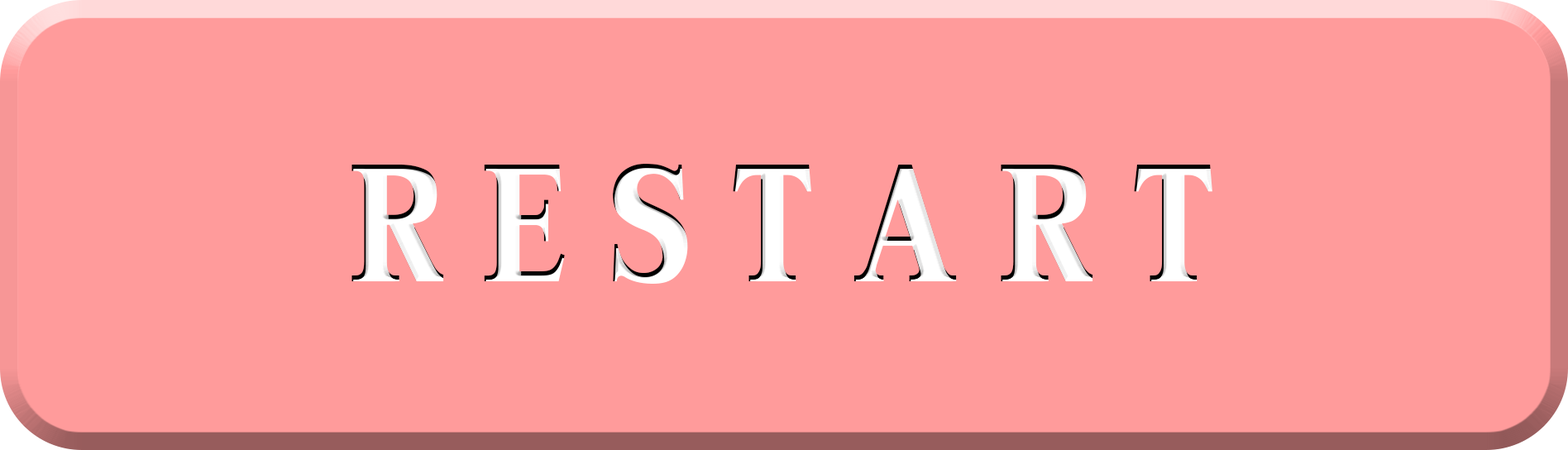
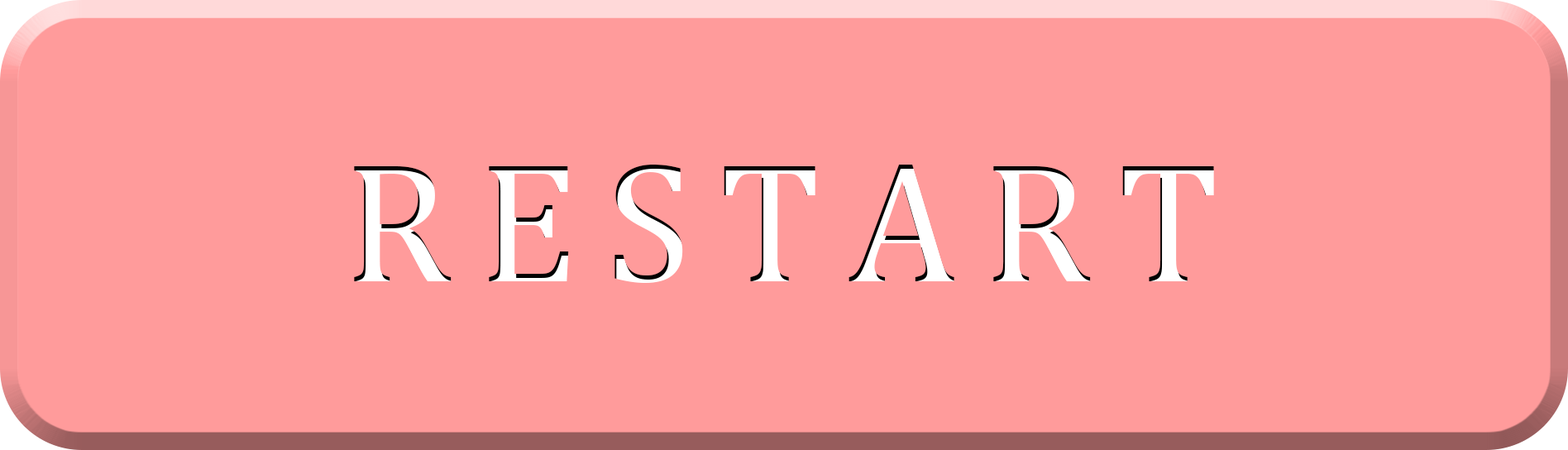
Layers edited between the first and the second 1568px x 450px image:
painted on "RESTART" over [351, 163, 1215, 284]
